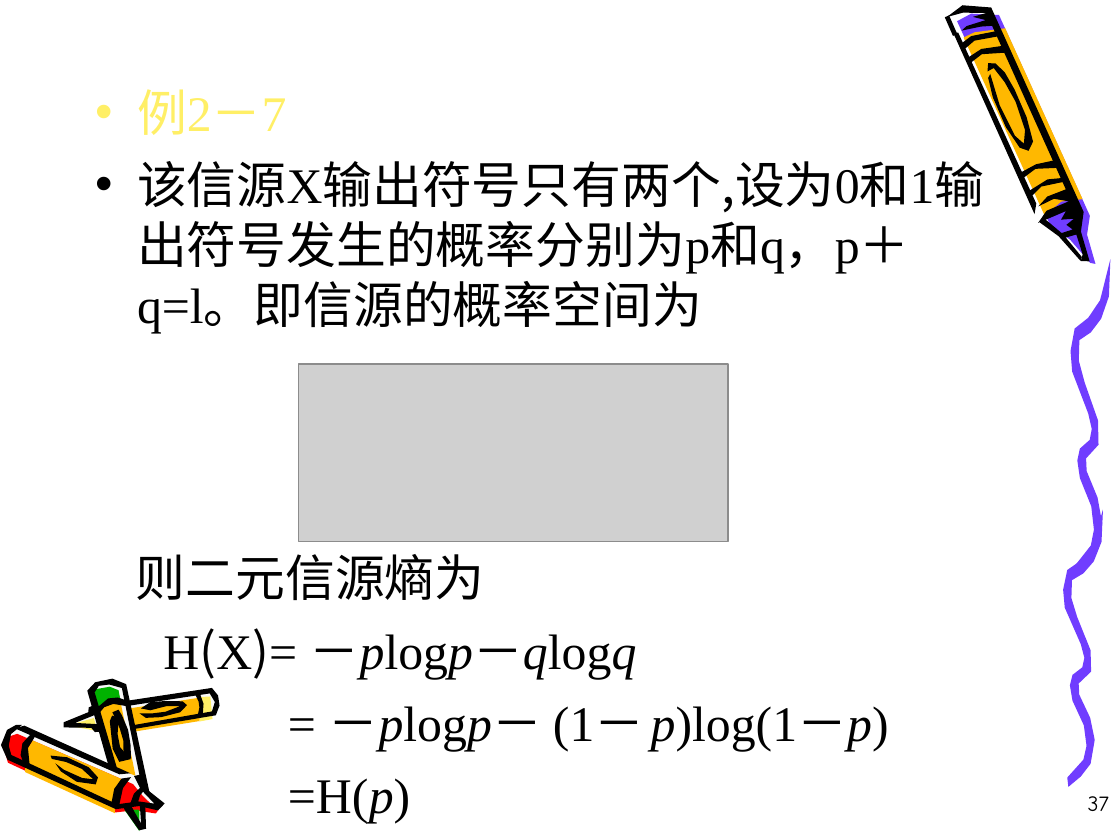
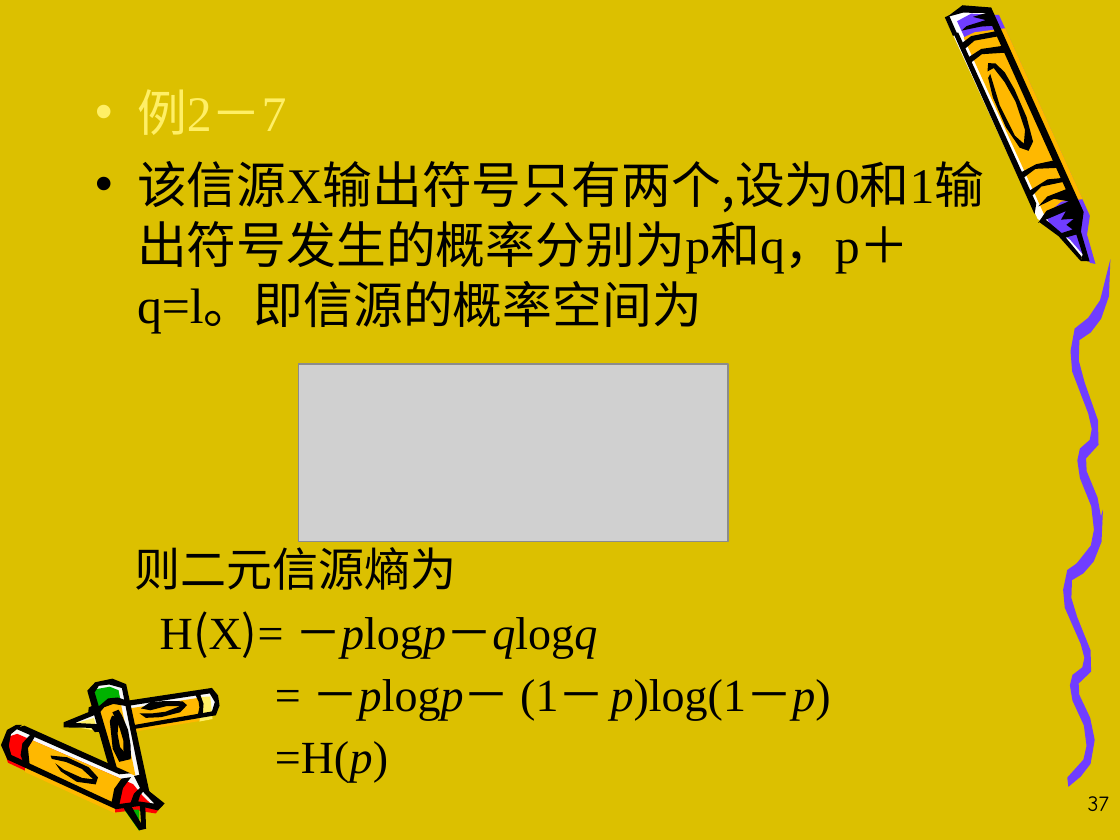
Before and after one commit to 2bWant2b/LearningMaterials, a slide deck: slide 37 of 信息论与编码/ch2-2.ppt. Drawn at 1120x840 pixels with LibreOffice and Linux fonts; fonts in the diff are those of the drawing; grey boxes stand for pictures. Boxes give left, top, right and bottom in pixels: in the first picture for what was removed or moved away, otherwise in the second. Text is boxed around its words. In the diff, an @@ line names an element or a change of style, - is before the commit and + after.

```diff
--- a/信息论与编码/ch2-2.ppt
+++ b/信息论与编码/ch2-2.ppt
@@ background #FFFFFF to #DCC000 @@
@@ freeform shape added at [880, 0, 1120, 259], fill #FFFFFF @@
@@ text "则二元信源熵为" at [134, 539, 831, 782]: size 32 to 29.6 pt; line spacing 1 to 0.9 @@
```
Also in this commit, not shown: 22 other slides changed, 8 other files.
